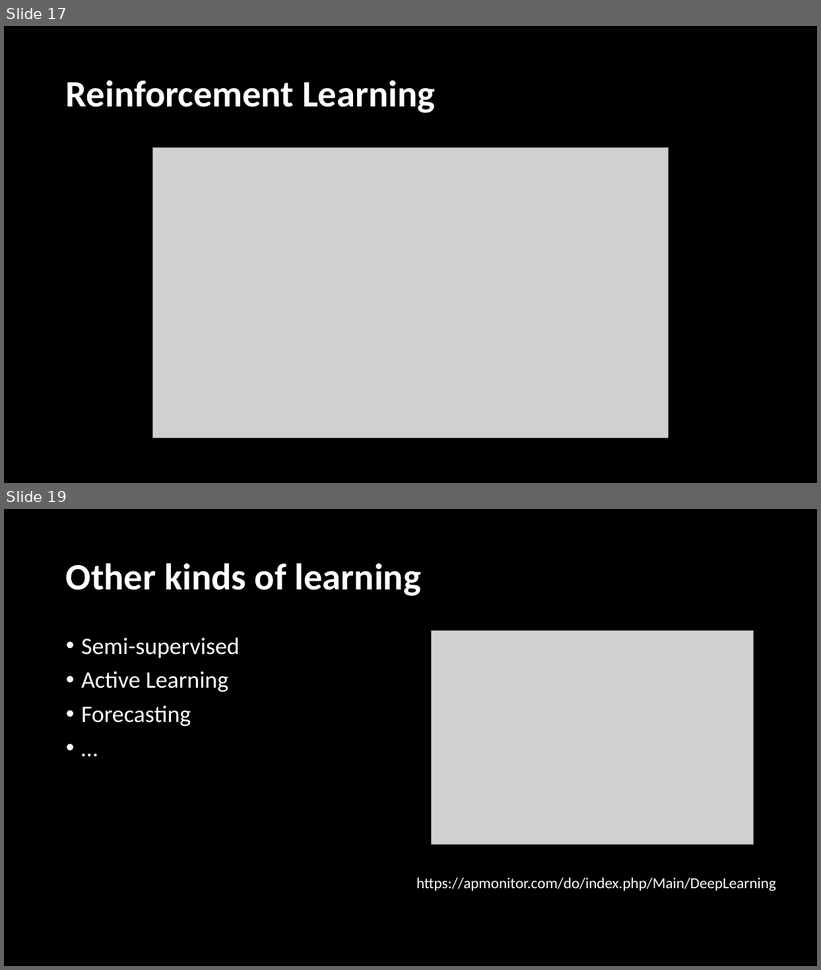
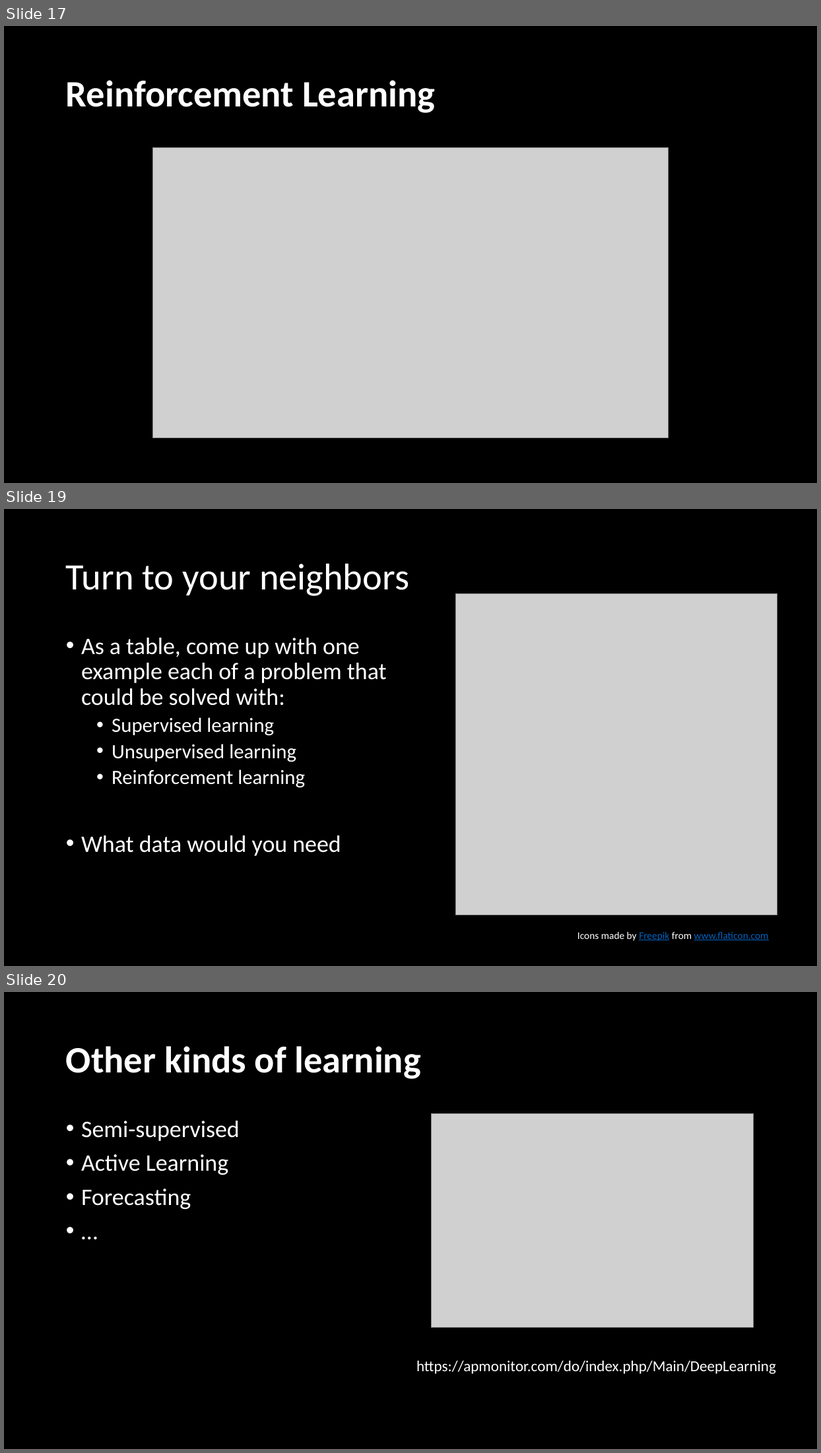
Before and after one commit to arcus/education-materials, a slide deck: intro-to-ml/intro_ml_pres.pptx. Shown one above the other, each under a label of ours: slides 17 and 19 before the commit, slides 17, 19 and 20 after it; the slides between them are not shown. The pictures are 821x970 and 821x1453 pixels, drawn with LibreOffice and Linux fonts; fonts in the diff are those of the drawing; grey boxes stand for pictures. Boxes give left, top, right and bottom in pixels: in the first picture for what was removed or moved away, otherwise in the second. Text is boxed around its words. In the diff, an @@ line names an element or a change of style, - is before the commit and + after.

```diff
--- a/intro-to-ml/intro_ml_pres.pptx
+++ b/intro-to-ml/intro_ml_pres.pptx
@@ slide 19 added at box(4, 509, 817, 966), background #000000 @@
@@ title added at box(66, 563, 409, 596), 44 pt, text #FFFFFF @@
+Turn to your neighbors
@@ picture added at box(456, 593, 778, 916) @@
@@ text added at box(81, 638, 387, 856), 28 pt, text #FFFFFF @@
+• As a table, come up with one example each of a problem that could be solved with:
+  • Supervised learning
+  • Unsupervised learning
+  • Reinforcement learning
+• What data would you need
@@ text added at box(578, 932, 769, 941), 12 pt, text #0563C1, underline @@
+Icons made by Freepik from www.flaticon.com
@@ what was slide 19 is now slide 20 @@
```
Also in this commit, not shown: 7 slides changed, 1 other slide added, 2 slides removed, 1 other file.
